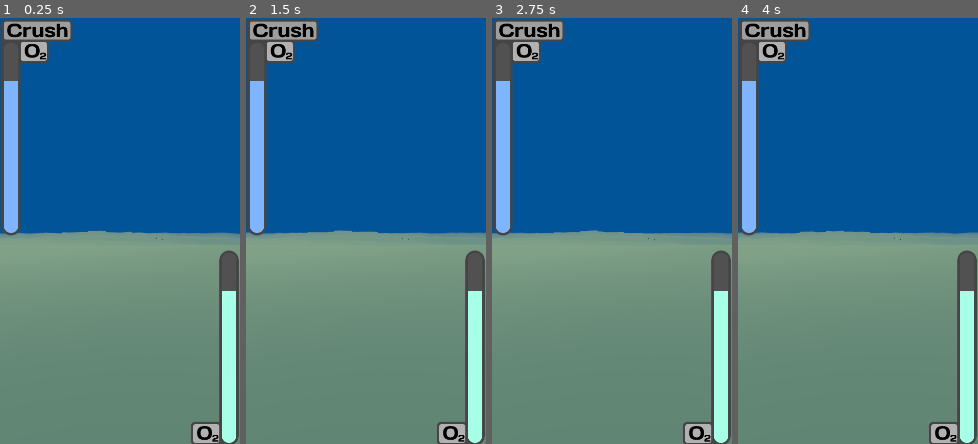
Above: before the commit, frames 1-4 (left to right).
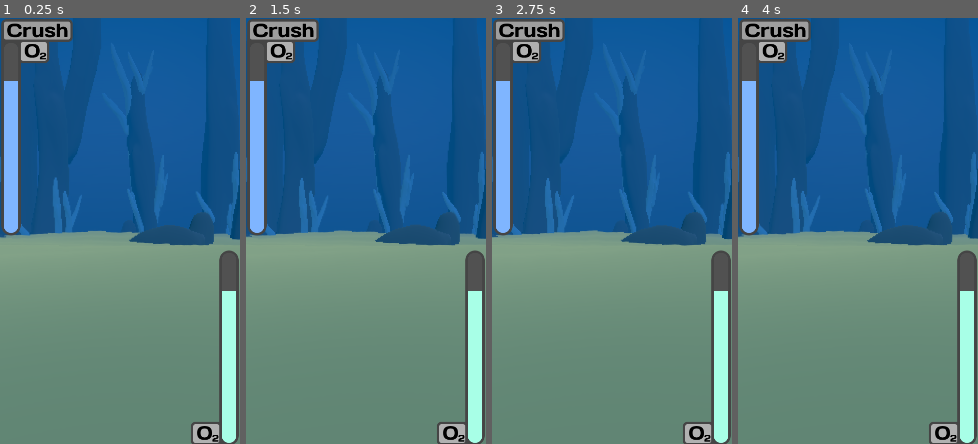
Above: after the commit, the same moments.

Repository: eikap/ggj-2026
Game: Godot game, scene res://Scenes/Game.tscn
Two runs of this game, one before a commit and one after it. Both use one fixed random seed, a clock stepped at 60 frames per second and the inputs below. This scene is started directly instead of the project's main scene.
Inputs (mouse positions are in pixels of both pictures, inside the frame that each line leads up to):
- Up to frame 1 (0.25 s): no input
- Up to frame 2 (1.5 s): tap Enter at 0.5 s; move the mouse to (418, 209) at 0.52 s; tap Space (interact) at 0.6, 1.25, 1.35 s; click (418, 209) at 0.67 s; move the mouse to (318, 252) at 1.27 s; click (318, 252) at 1.42 s
- Up to frame 3 (2.75 s): tap Enter at 2 s; move the mouse to (636, 137) at 2.02 s; tap Space (interact) at 2.1 s; click (636, 137) at 2.17 s
- Up to frame 4 (4 s): tap Space (interact) at 2.75, 2.85, 3.6 s; move the mouse to (846, 316) at 2.77 s; click (846, 316) at 2.92 s; tap Enter at 3.5 s; move the mouse to (930, 294) at 3.52 s; click (930, 294) at 3.67 s

The runs differ from the first frame. In frame 1, 5.9% of the frame differs, in the area x 0-100%, y 5-54%; in frame 2, 5.9%; in frame 3, 5.9%; in frame 4, 5.9%.
Error in both runs: Invalid access to property or key '1' on a base object of type 'Dictionary'. (res://Scripts/hud_ui.gd:10)

Commit message:
Adding environment assets

Diff:
--- a/Assets/Player/body_material_cyan.tres
+++ b/Assets/Player/body_material_cyan.tres
@@ -1,6 +1,6 @@
 [gd_resource type="StandardMaterial3D" format=3 uid="uid://p0xkequpwmsq"]
 
 [resource]
-albedo_color = Color(0.058888838, 0.5965921, 0.59164053, 1)
+albedo_color = Color(0.05882353, 0.77254903, 0.5921569, 1)
 disable_receive_shadows = true
 stencil_flags = 2
--- a/Assets/Player/body_material_green.tres
+++ b/Assets/Player/body_material_green.tres
@@ -1,6 +1,6 @@
 [gd_resource type="StandardMaterial3D" format=3 uid="uid://dcmcmr4e38kx5"]
 
 [resource]
-albedo_color = Color(0.23529412, 0.5254902, 0.17254902, 1)
+albedo_color = Color(0.12156863, 0.7019608, 0.17254902, 1)
 disable_receive_shadows = true
 stencil_flags = 2
--- a/Assets/Player/body_material_red.tres
+++ b/Assets/Player/body_material_red.tres
@@ -1,6 +1,6 @@
 [gd_resource type="StandardMaterial3D" format=3 uid="uid://lmjihwi7hs7n"]
 
 [resource]
-albedo_color = Color(0.80237454, 0.160941, 0.2121118, 1)
+albedo_color = Color(0.85490197, 0.16078432, 0.21176471, 1)
 disable_receive_shadows = true
 stencil_flags = 2
--- a/Assets/Player/body_material_yellow.tres
+++ b/Assets/Player/body_material_yellow.tres
@@ -1,6 +1,6 @@
 [gd_resource type="StandardMaterial3D" format=3 uid="uid://b245ekkaf6icf"]
 
 [resource]
-albedo_color = Color(0.8039216, 0.74509805, 0.05882353, 1)
+albedo_color = Color(0.8862745, 0.74509805, 0.043137256, 1)
 disable_receive_shadows = true
 stencil_flags = 2
--- a/Assets/background.tres
+++ b/Assets/background.tres
@@ -18,7 +18,7 @@
 [sub_resource type="Gradient" id="Gradient_ork78"]
 interpolation_mode = 2
 offsets = PackedFloat32Array(0, 0.4800995, 1)
-colors = PackedColorArray(0.19352868, 0.21592581, 0.44653285, 1, 0.54359895, 0.63106513, 0.92142624, 1, 0.5819186, 0.98567194, 0.9999996, 1)
+colors = PackedColorArray(0.08886718, 0.10170748, 0.23781663, 1, 0.35785782, 0.45269936, 0.8326636, 1, 1.6942024e-05, 0.79415095, 0.8176273, 1)
 
 [sub_resource type="GradientTexture2D" id="GradientTexture2D_fnhhe"]
 gradient = SubResource("Gradient_ork78")
--- /dev/null
+++ b/Assets/coral.tscn
@@ -0,0 +1,59 @@
+[gd_scene format=3 uid="uid://nkc1rwyra2wa"]
+
+[ext_resource type="ArrayMesh" uid="uid://bqsynn0kuvjed" path="res://Assets/pillar.obj" id="1_68dj4"]
+
+[sub_resource type="StandardMaterial3D" id="StandardMaterial3D_68dj4"]
+albedo_color = Color(0.039215688, 0.2, 0.5803922, 1)
+emission_enabled = true
+emission = Color(0.21176471, 0.3019608, 0.4745098, 1)
+emission_energy_multiplier = 1.1
+
+[node name="Pillar" type="Node3D" unique_id=908959435]
+
+[node name="MeshInstance3D" type="MeshInstance3D" parent="." unique_id=301731148]
+transform = Transform3D(0.48728505, -0.15968591, 0, 0.11293767, 0.6889869, 0, 0, 0, 0.5840626, 0, 4.628413, 0)
+cast_shadow = 0
+mesh = ExtResource("1_68dj4")
+surface_material_override/0 = SubResource("StandardMaterial3D_68dj4")
+
+[node name="MeshInstance3D2" type="MeshInstance3D" parent="." unique_id=491175084]
+transform = Transform3D(0.5001882, -0.0051843673, 0, 0.0036666617, 0.7072309, 0, 0, 0, 0.5840626, 1.3072706, 7.89208, 0.24856567)
+cast_shadow = 0
+mesh = ExtResource("1_68dj4")
+surface_material_override/0 = SubResource("StandardMaterial3D_68dj4")
+
+[node name="MeshInstance3D3" type="MeshInstance3D" parent="." unique_id=1606735676]
+transform = Transform3D(0.3911846, -0.050206795, -0.41693765, -0.048277337, 0.5883726, -0.24218437, 0.24462488, 0.19640356, 0.61893773, 0.5014417, 8.747636, 2.2386255)
+cast_shadow = 0
+mesh = ExtResource("1_68dj4")
+surface_material_override/0 = SubResource("StandardMaterial3D_68dj4")
+
+[node name="MeshInstance3D6" type="MeshInstance3D" parent="." unique_id=2032044836]
+transform = Transform3D(0.13558295, 0.26794487, 0.628851, -0.04656751, 0.7776841, -0.2167433, -0.42387843, 0.0002688244, 0.2249576, 4.5462365, 13.821103, -0.4959967)
+cast_shadow = 0
+mesh = ExtResource("1_68dj4")
+surface_material_override/0 = SubResource("StandardMaterial3D_68dj4")
+
+[node name="MeshInstance3D8" type="MeshInstance3D" parent="." unique_id=620798952]
+transform = Transform3D(0.12668586, 0.22616895, 0.67847425, 0.14698547, 0.57993597, -0.32026774, -0.37034377, 0.30753747, 0.104979195, 3.7907062, 8.587659, 4.044344)
+cast_shadow = 0
+mesh = ExtResource("1_68dj4")
+surface_material_override/0 = SubResource("StandardMaterial3D_68dj4")
+
+[node name="MeshInstance3D7" type="MeshInstance3D" parent="." unique_id=1544227582]
+transform = Transform3D(-0.02288942, -0.30462065, -0.46242538, 0.043825462, 0.5518159, -0.2550949, 0.4329795, -0.0719577, 0.0013741851, -3.0161166, 14.895502, 1.6789396)
+cast_shadow = 0
+mesh = ExtResource("1_68dj4")
+surface_material_override/0 = SubResource("StandardMaterial3D_68dj4")
+
+[node name="MeshInstance3D4" type="MeshInstance3D" parent="." unique_id=894667322]
+transform = Transform3D(-0.4146352, -0.11222665, -0.027789736, -0.04361221, 0.8165269, -0.13312536, 0.0423397, -0.25797415, -0.40927258, 0.19968772, 11.8718405, -3.4897838)
+cast_shadow = 0
+mesh = ExtResource("1_68dj4")
+surface_material_override/0 = SubResource("StandardMaterial3D_68dj4")
+
+[node name="MeshInstance3D5" type="MeshInstance3D" parent="." unique_id=1569130289]
+transform = Transform3D(0.23922215, 0.1517027, 0.38369957, -0.0457263, 0.45694324, -0.15226592, -0.36570126, 0.04210075, 0.2700345, 2.2071743, 14.219391, -2.0060925)
+cast_shadow = 0
+mesh = ExtResource("1_68dj4")
+surface_material_override/0 = SubResource("StandardMaterial3D_68dj4")
--- /dev/null
+++ b/Assets/pillar.tscn
@@ -0,0 +1,14 @@
+[gd_scene format=3 uid="uid://bte2s6iabdl6n"]
+
+[ext_resource type="ArrayMesh" uid="uid://bqsynn0kuvjed" path="res://Assets/pillar.obj" id="1_5vlet"]
+
+[sub_resource type="StandardMaterial3D" id="StandardMaterial3D_71cva"]
+albedo_color = Color(0.12941177, 0.07450981, 0.23921569, 1)
+disable_receive_shadows = true
+
+[node name="Pillar" type="Node3D" unique_id=908959435]
+
+[node name="MeshInstance3D" type="MeshInstance3D" parent="." unique_id=301731148]
+cast_shadow = 0
+mesh = ExtResource("1_5vlet")
+surface_material_override/0 = SubResource("StandardMaterial3D_71cva")
--- a/Scenes/Game.tscn
+++ b/Scenes/Game.tscn
@@ -6,11 +6,13 @@
 [ext_resource type="Texture2D" uid="uid://50mucm3l0a4t" path="res://FelixTest/bubble.png" id="4_bf53h"]
 [ext_resource type="Shader" uid="uid://eu5lxxugrumk" path="res://FelixTest/Underwater.gdshader" id="5_71axn"]
 [ext_resource type="Texture2D" uid="uid://bay3bscqmo44i" path="res://FelixTest/new_noise_texture_2d.tres" id="6_dahhg"]
-[ext_resource type="PackedScene" uid="uid://dafoj32escdyx" path="res://Scenes/Audio_MusicPlayer.tscn" id="7_2irst"]
+[ext_resource type="PackedScene" path="res://Scenes/Audio_MusicPlayer.tscn" id="7_2irst"]
 [ext_resource type="PackedScene" uid="uid://convxv2ryubc4" path="res://Scenes/OxygenBars.tscn" id="7_fgofq"]
 [ext_resource type="ArrayMesh" uid="uid://otguk2hq7oe1" path="res://FelixTest/level.obj" id="9_bf53h"]
+[ext_resource type="PackedScene" uid="uid://bte2s6iabdl6n" path="res://Assets/pillar.tscn" id="10_3so38"]
 [ext_resource type="PackedScene" uid="uid://bpvflhf8jd8pb" path="res://Assets/ground.tscn" id="10_dahhg"]
 [ext_resource type="PackedScene" uid="uid://du3bwwi8fhnuc" path="res://Assets/background.tscn" id="11_3so38"]
+[ext_resource type="PackedScene" uid="uid://nkc1rwyra2wa" path="res://Assets/coral.tscn" id="13_3cx6b"]
 
 [sub_resource type="BoxShape3D" id="BoxShape3D_nm856"]
 size = Vector3(26.302002, 1, 10.48999)
@@ -123,14 +125,92 @@
 transform = Transform3D(-1, 0, -8.742278e-08, 0, 1, 0, 8.742278e-08, 0, -1, -0.13454056, -5.7416935, 0.01203537)
 mesh = ExtResource("9_bf53h")
 
+[node name="Pillar" parent="Tub" unique_id=908959435 instance=ExtResource("10_3so38")]
+transform = Transform3D(-0.6303395, 0, 2.1759741, 0, 2.8827267, 0, -1.9152741, 0, -0.71613914, -2.7766328, 19.79653, 48.329517)
+
+[node name="Pillar9" parent="Tub" unique_id=349057993 instance=ExtResource("10_3so38")]
+transform = Transform3D(1.6356019, 0, -1.3396586, 0, 2.8827267, 0, 1.1791567, 0, 1.858234, -19.410257, 2.6681004, 32.11772)
+
+[node name="Pillar12" parent="Tub" unique_id=1418536292 instance=ExtResource("10_3so38")]
+transform = Transform3D(3.0286105, -0.15100838, -0.25232816, -0.61723435, -0.07953, -1.4114356, 0.53896844, 0.7574787, -0.19849432, -6.4596515, 2.669202, 27.15039)
+
+[node name="Pillar14" parent="Tub" unique_id=1949493597 instance=ExtResource("10_3so38")]
+transform = Transform3D(1.673414, -0.16462207, -0.2727183, 0.34303108, 0.8297296, 0.0033292847, 0.29550764, -0.030936727, 1.5404978, -9.212363, 2.669202, 24.433298)
+
+[node name="Pillar17" parent="Tub" unique_id=1840770552 instance=ExtResource("10_3so38")]
+transform = Transform3D(1.673414, -0.16462207, -0.2727183, 0.34303108, 0.8297296, 0.0033292847, 0.29550764, -0.030936727, 1.5404978, -1.7763058, 2.669202, 45.619793)
+
+[node name="Pillar15" parent="Tub" unique_id=1727381172 instance=ExtResource("10_3so38")]
+transform = Transform3D(1.673414, -0.16462207, -0.2727183, 0.34303108, 0.8297296, 0.0033292847, 0.29550764, -0.030936727, 1.5404978, 24.813068, 5.019389, 36.99498)
+
+[node name="Pillar16" parent="Tub" unique_id=536850595 instance=ExtResource("10_3so38")]
+transform = Transform3D(2.8183823, -0.1419288, -0.23902088, 0.57773674, 0.71535087, 0.0029179142, 0.4976972, -0.02667208, 1.3501519, -42.61797, 2.2396328, 41.430557)
+
+[node name="Pillar13" parent="Tub" unique_id=1178711548 instance=ExtResource("10_3so38")]
+transform = Transform3D(0.9549901, -0.91656613, -0.010984297, -1.0960758, -0.023073334, -1.3682147, 5.513749, 0.154164, -0.27008387, 16.769499, 2.669202, 36.18747)
+
+[node name="Pillar11" parent="Tub" unique_id=510045155 instance=ExtResource("10_3so38")]
+transform = Transform3D(1.7857419, 0, -1.2510028, 0, 3.7287903, 0, 1.2873973, 0, 1.73526, -50.43827, 35.52607, 54.836826)
+
+[node name="Pillar7" parent="Tub" unique_id=894101501 instance=ExtResource("10_3so38")]
+transform = Transform3D(-1.1030337, -0.25427297, 0.45060378, -0.14124316, 1.9857363, 0.057699665, -0.31683627, -2.222925e-08, -1.5944546, -30.07653, 43.78295, 35.795334)
+
+[node name="Pillar2" parent="Tub" unique_id=800197883 instance=ExtResource("10_3so38")]
+transform = Transform3D(-2.7197948, 0, 1.5922714e-07, 0, 4.7431145, 0, -2.3777201e-07, 0, -1.8213462, -17.240791, 26.004076, 43.580334)
+
+[node name="Pillar6" parent="Tub" unique_id=1085953799 instance=ExtResource("10_3so38")]
+transform = Transform3D(-0.2254676, 0, 3.3661337, 0, 2.6885538, 0, -1.8843949, 0, -0.40275747, 28.954027, 27.659647, 29.753862)
+
+[node name="Pillar10" parent="Tub" unique_id=428465539 instance=ExtResource("10_3so38")]
+transform = Transform3D(2.614416, 0, 0.41740975, 0, 3.7615056, 0, -0.71188915, 0, 1.5329393, 47.993168, 38.03907, 43.946854)
+
+[node name="Pillar3" parent="Tub" unique_id=888089533 instance=ExtResource("10_3so38")]
+transform = Transform3D(-2.2018704, 0, 2.556538e-07, 0, 2.6141667, 0, -1.9249363e-07, 0, -2.9243386, 13.114976, 26.7997, 40.625595)
+
+[node name="Pillar8" parent="Tub" unique_id=1282365367 instance=ExtResource("10_3so38")]
+transform = Transform3D(0.4360166, -0.6094488, 2.0583906, -0.026275858, 2.79929, 0.47436723, -2.022489, -0.16775537, 0.4375933, 6.067115, 48.08435, 44.31903)
+
+[node name="Pillar5" parent="Tub" unique_id=2053260740 instance=ExtResource("10_3so38")]
+transform = Transform3D(-1.1815403, 0, 2.4676504, 0, 2.6141667, 0, -1.8580086, 0, -1.569222, -25.423912, 29.268728, 35.20687)
+
+[node name="Pillar4" parent="Tub" unique_id=686860966 instance=ExtResource("10_3so38")]
+transform = Transform3D(-1.451111, 0, -2.6503723, 0, 5.1092157, 0, 3.1120582, 0, -1.2358329, 17.234133, 44.54956, 43.237007)
+
 [node name="Ground" parent="Tub" unique_id=1305247960 instance=ExtResource("10_dahhg")]
 transform = Transform3D(13.305564, 0, -1.1368684e-13, 0, 5.082472, 0, 0, 0, 11.733872, -1.1026859e-06, 3.2840233, 23.58752)
 
 [node name="Background" parent="Tub" unique_id=810297713 instance=ExtResource("11_3so38")]
-transform = Transform3D(5.7586584, 0, 0, 0, 0.5897243, 0, -5.684342e-14, 0, 1, -1.2814999e-06, 22.990982, -6.161543)
+transform = Transform3D(-6.526932, 0, 8.742278e-08, 0, 1.9308456, 0, -5.706025e-07, 0, -1, -1.0508062e-06, 48.35664, 62.262928)
+
+[node name="coral" parent="." unique_id=1366947986 instance=ExtResource("13_3cx6b")]
+transform = Transform3D(1, 0, 0, 0, 1, 0, 0, 0, 1, 27.429142, 0, -34.640003)
+
+[node name="coral2" parent="." unique_id=1571015473 instance=ExtResource("13_3cx6b")]
+transform = Transform3D(0.34267595, 0, -0.93945354, 0, 1.6864281, 0, 0.93945354, 0, 0.34267595, 47.421078, -0.9251747, -54.58267)
+
+[node name="coral9" parent="." unique_id=1235648618 instance=ExtResource("13_3cx6b")]
+transform = Transform3D(-0.49463993, 0, -0.8690982, 0, 1, 0, 0.8690982, 0, -0.49463993, -16.089823, 41.935303, -46.59044)
+
+[node name="coral3" parent="." unique_id=1659213540 instance=ExtResource("13_3cx6b")]
+transform = Transform3D(-0.88799214, 0, -0.45985883, 0, 1, 0, 0.45985883, 0, -0.88799214, 3.417038, 16.938711, -49.175213)
+
+[node name="coral4" parent="." unique_id=396305542 instance=ExtResource("13_3cx6b")]
+transform = Transform3D(0.16108704, 0, -0.9869402, 0, 1, 0, 0.9869402, 0, 0.16108704, -11.836706, -10.099685, -43.047447)
+
+[node name="coral5" parent="." unique_id=1518139287 instance=ExtResource("13_3cx6b")]
+transform = Transform3D(0.2985577, 0, -0.9543916, 0, 1, 0, 0.9543916, 0, 0.2985577, 5.2848644, -4.769329, -48.69526)
+
+[node name="coral6" parent="." unique_id=32104352 instance=ExtResource("13_3cx6b")]
+transform = Transform3D(0.98036766, 0, 0.19717821, 0, 1, 0, -0.19717821, 0, 0.98036766, -23.009697, 3.870325, -43.961853)
+
+[node name="coral7" parent="." unique_id=1764037264 instance=ExtResource("13_3cx6b")]
+transform = Transform3D(0.5299489, 0, -0.8480296, 0, 1, 0, 0.8480296, 0, 0.5299489, -26.971886, 11.004042, -30.951694)
+
+[node name="coral8" parent="." unique_id=1232422319 instance=ExtResource("13_3cx6b")]
+transform = Transform3D(-0.31193691, 0, -0.9501029, 0, 1, 0, 0.9501029, 0, -0.31193691, 20.560555, -5.2331524, -45.608513)
 
 [node name="DirectionalLight3D" type="DirectionalLight3D" parent="." unique_id=865134826]
-transform = Transform3D(0.8660254, -0.3535534, 0.3535534, 0, 0.7071068, 0.7071068, -0.5, -0.61237246, 0.61237246, 0, 14.812359, 0)
+transform = Transform3D(0.8660254, -0.3535534, 0.3535534, 0, 0.7071068, 0.7071068, -0.5, -0.61237246, 0.61237246, 0, 14.812359, -0.17833328)
 
 [node name="WorldEnvironment" type="WorldEnvironment" parent="." unique_id=1164639965]
 environment = SubResource("Environment_bf53h")
Not shown, added: Assets/pillar.obj
Not shown, added: Assets/pillar.obj.import
